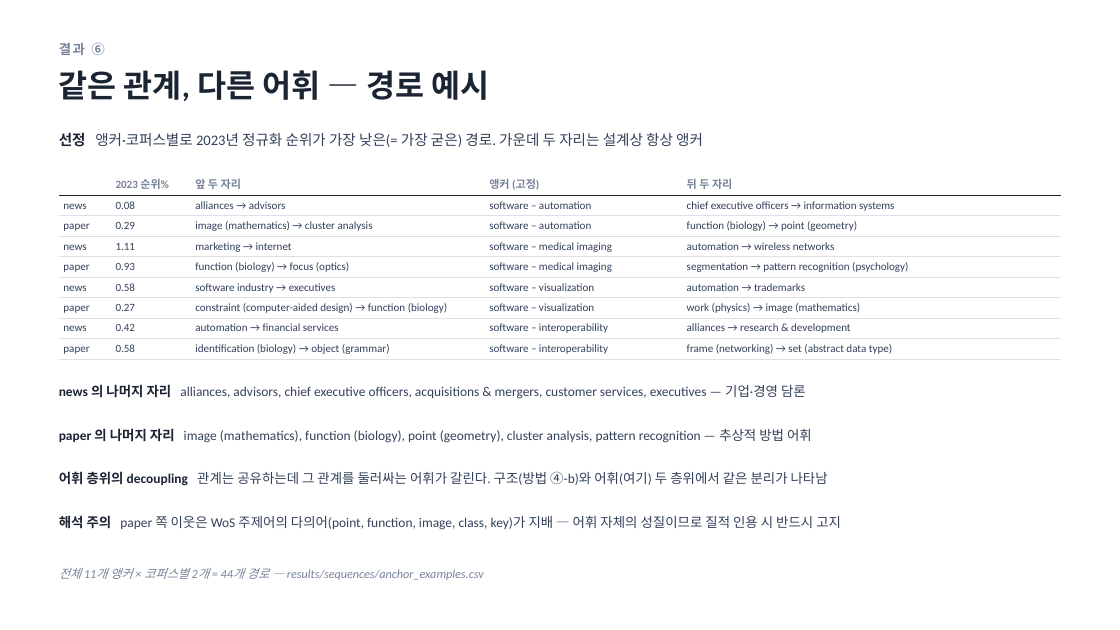
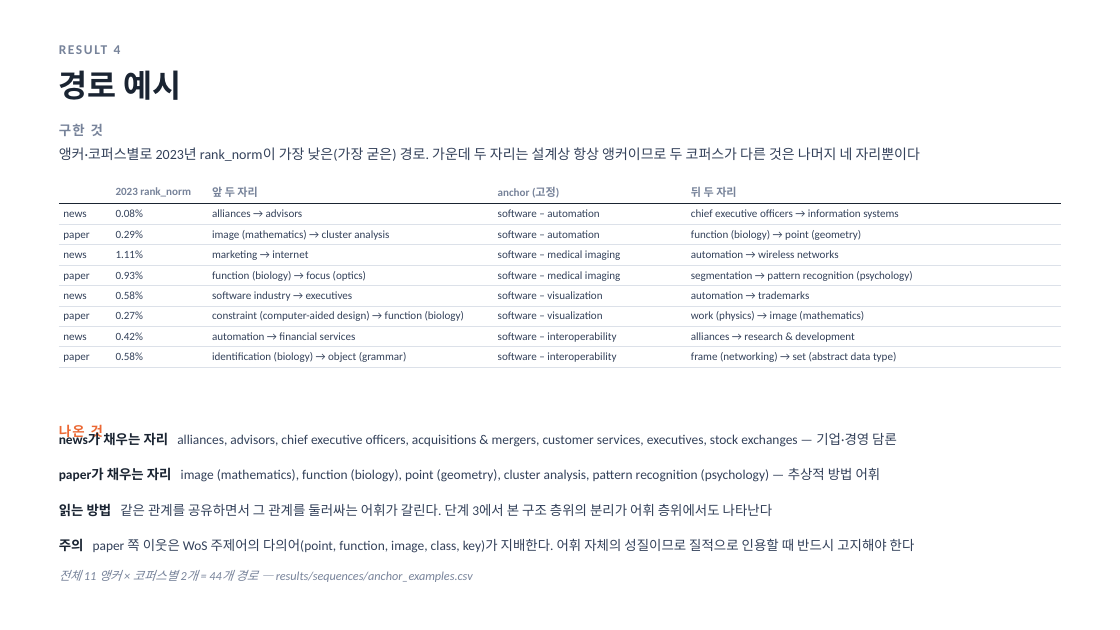
Before and after one commit to yeokyunghwang/science-society, a slide deck: slide 14 of sequence_perplexity.pptx. Drawn at 1120x630 pixels with LibreOffice and Linux fonts; fonts in the diff are those of the drawing. Boxes give left, top, right and bottom in pixels: in the first picture for what was removed or moved away, otherwise in the second. Text is boxed around its words. In the diff, an @@ line names an element or a change of style, - is before the commit and + after.

```diff
--- a/sequence_perplexity.pptx
+++ b/sequence_perplexity.pptx
@@ text at [114,45,121,54]: text changed @@
-결과 ⑥
+RESULT 4
@@ text at [59,70,182,100]: text changed @@
-같은 관계, 다른 어휘 — 경로 예시
+경로 예시
@@ text at [59,147,920,161]: text changed; size 12.5 to 12 pt @@
-선정 앵커·코퍼스별로 2023년 정규화 순위가 가장 낮은(= 가장 굳은) 경로. 가운데 두 자리는 설계상 항상 앵커
+앵커·코퍼스별로 2023년 rank_norm이 가장 낮은(가장 굳은) 경로. 가운데 두 자리는 설계상 항상 앵커이므로 두 코퍼스가 다른 것은 나머지 네 자리뿐이다
@@ text added at [59,124,103,136], 11.5 pt, text #77839A, bold @@
+구한 것
@@ table at [59,181,1061,366] @@
-row 1, column 2: 2023 순위%
+row 1, column 2: 2023 rank_norm
-row 1, column 4: 앵커 (고정)
+row 1, column 4: anchor (고정)
-row 2, column 2: 0.08
+row 2, column 2: 0.08%
-row 3, column 2: 0.29
+row 3, column 2: 0.29%
-row 4, column 2: 1.11
+row 4, column 2: 1.11%
-row 5, column 2: 0.93
+row 5, column 2: 0.93%
-row 6, column 2: 0.58
+row 6, column 2: 0.58%
-row 7, column 2: 0.27
+row 7, column 2: 0.27%
-row 8, column 2: 0.42
+row 8, column 2: 0.42%
-row 9, column 2: 0.58
+row 9, column 2: 0.58%
@@ table: place and size @@
-table at [59,172,1061,358]
+table at [59,181,1061,366]
@@ text at [59,432,897,447]: text changed @@
-news 의 나머지 자리 alliances, advisors, chief executive officers, acquisitions & mergers, customer services, executives — 기업·경영 담론
+news가 채우는 자리 alliances, advisors, chief executive officers, acquisitions & mergers, customer services, executives, stock exchanges — 기업·경영 담론
@@ text added at [59,424,103,440], 11.5 pt, text #EB6834, bold @@
+나온 것
@@ text at [59,467,881,482]: text changed @@
-paper 의 나머지 자리 image (mathematics), function (biology), point (geometry), cluster analysis, pattern recognition — 추상적 방법 어휘
+paper가 채우는 자리 image (mathematics), function (biology), point (geometry), cluster analysis, pattern recognition (psychology) — 추상적 방법 어휘
@@ text at [59,503,772,516]: text changed @@
-어휘 층위의 decoupling 관계는 공유하는데 그 관계를 둘러싸는 어휘가 갈린다. 구조(방법 ④-b)와 어휘(여기) 두 층위에서 같은 분리가 나타남
+읽는 방법 같은 관계를 공유하면서 그 관계를 둘러싸는 어휘가 갈린다. 단계 3에서 본 구조 층위의 분리가 어휘 층위에서도 나타난다
@@ text at [59,538,915,553]: text changed @@
-해석 주의 paper 쪽 이웃은 WoS 주제어의 다의어(point, function, image, class, key)가 지배 — 어휘 자체의 성질이므로 질적 인용 시 반드시 고지
+주의 paper 쪽 이웃은 WoS 주제어의 다의어(point, function, image, class, key)가 지배한다. 어휘 자체의 성질이므로 질적으로 인용할 때 반드시 고지해야 한다
@@ text at [59,570,473,582]: text changed @@
-전체 11개 앵커 × 코퍼스별 2개 = 44개 경로 — results/sequences/anchor_examples.csv
+전체 11 앵커 × 코퍼스별 2개 = 44개 경로 — results/sequences/anchor_examples.csv
```
Also in this commit, not shown: 7 other slides changed, 8 slides added, 9 slides removed, 19 other files.
